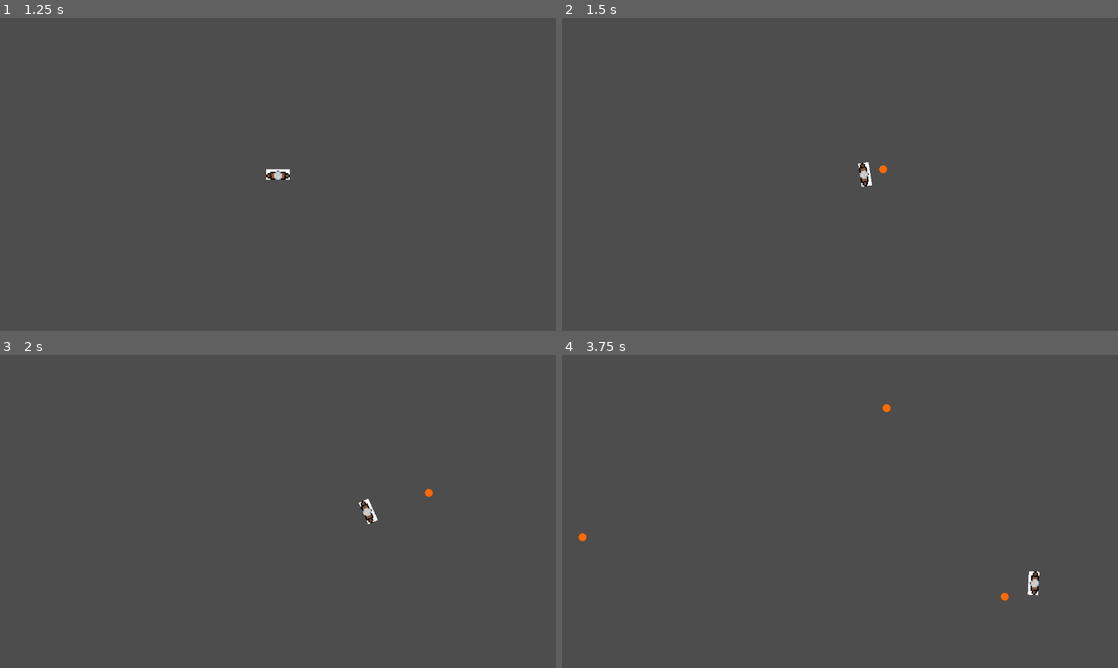
Above: before the commit, frames 1-4 (two rows, left to right).
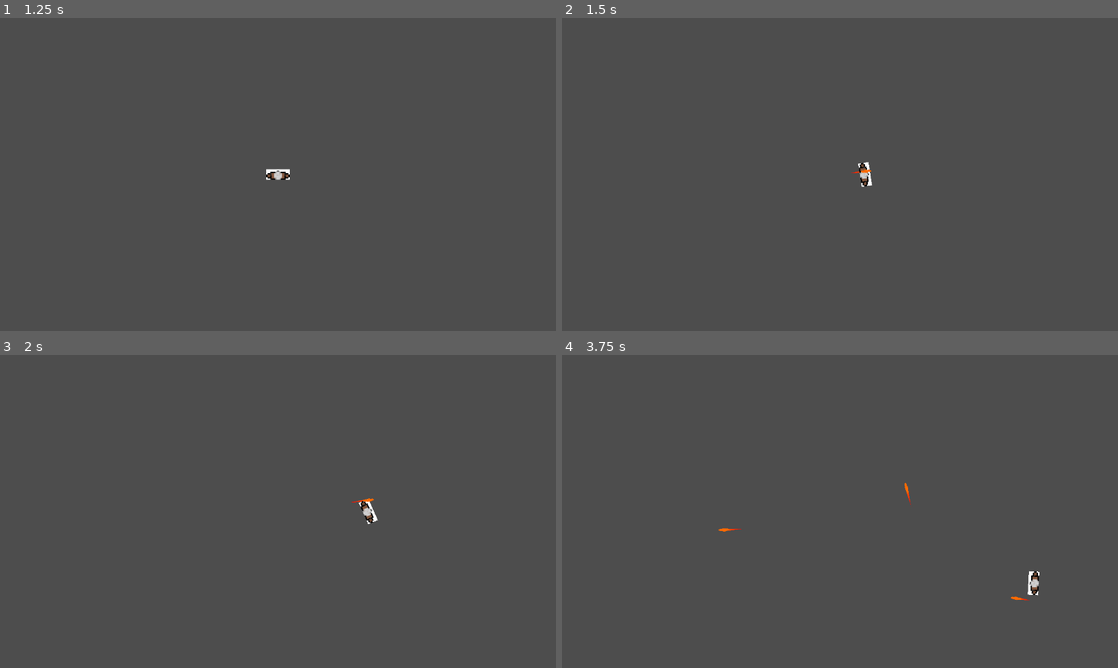
Above: after the commit, the same moments.

Repository: aleziz01/StalkerGame
Game: Godot game, scene res://scenes/main_menu.tscn
Same seed, same stepped clock (60 frames per second), same inputs: the game is played once before the commit and once after it.
Inputs (mouse positions are in pixels of both pictures, inside the frame that each line leads up to):
- Up to frame 1 (1.25 s): click (278, 165) at 0.5 s
- Up to frame 2 (1.5 s): tap Enter at 1.25 s; move the mouse to (962, 158) at 1.27 s; press the mouse at (962, 158) at 1.28 s; hold D (right) from 1.28 s (still down)
- Up to frame 3 (2 s): keep holding D (right)
- Up to frame 4 (3.75 s): move the mouse to (728, 527) at 2.02 s; release D (right) at 2.03 s; release the mouse at (728, 527) at 2.03 s; hold S (down) 2.03-2.78 s; click (728, 527) at 2.1 s; move the mouse to (895, 442) at 2.77 s; press the mouse at (895, 442) at 2.78 s; hold D (right) 2.78-3.53 s; move the mouse to (812, 574) at 3.52 s; release the mouse at (812, 574) at 3.53 s; hold W (up) from 3.53 s (still down); click (812, 574) at 3.6 s

Frame 1 is identical in both runs. In frame 2, less than 0.1% of the frame differs, in the area x 52-59%, y 47-50%; in frame 3, less than 0.1%; in frame 4, 0.2%, in the area x 3-85%, y 15-79%.

Commit message:
made the shooting look better

Diff:
--- a/scenes/line_2d.gd
+++ /dev/null
@@ -1,8 +0,0 @@
-extends Line2D
-
-var queue1: Array
-
-@onready var projectile: Area2D = $".."
-
-func _process(delta: float) -> void:
-	add_point(global_position)
--- a/scenes/projectile.gd
+++ /dev/null
@@ -1,6 +0,0 @@
-extends Area2D
-
-var direction=Vector2.ZERO
-var speed = 100
-func _process(delta: float) -> void:
-	position+=direction*speed*delta
--- a/scenes/projectile.tscn
+++ b/scenes/projectile.tscn
@@ -1,6 +1,7 @@
-[gd_scene load_steps=5 format=3 uid="uid://b0gm70fq8hwl2"]
+[gd_scene load_steps=8 format=3 uid="uid://b0gm70fq8hwl2"]
 
-[ext_resource type="Script" uid="uid://doaci6xipfeo1" path="res://scenes/projectile.gd" id="1_q3m7n"]
+[ext_resource type="Script" uid="uid://doaci6xipfeo1" path="res://scripts/projectile.gd" id="1_q3m7n"]
+[ext_resource type="Script" uid="uid://b7w2xipmery5a" path="res://scripts/line_2d.gd" id="2_q3m7n"]
 
 [sub_resource type="Gradient" id="Gradient_6aapk"]
 offsets = PackedFloat32Array(0, 0.55333334, 0.56666666)
@@ -8,12 +9,21 @@
 
 [sub_resource type="GradientTexture2D" id="GradientTexture2D_c8fcr"]
 gradient = SubResource("Gradient_6aapk")
-width = 24
-height = 24
+width = 32
+height = 9
 fill = 1
 fill_from = Vector2(0.5140187, 0.5046729)
 
-[sub_resource type="CircleShape2D" id="CircleShape2D_q3m7n"]
+[sub_resource type="Curve" id="Curve_c8fcr"]
+_data = [Vector2(0, 1), 0.0, 0.0, 0, 0, Vector2(1, 0), 0.0, 0.0, 0, 0]
+point_count = 2
+
+[sub_resource type="Gradient" id="Gradient_q3m7n"]
+colors = PackedColorArray(1, 0.41568628, 0, 1, 1, 0, 0, 1)
+
+[sub_resource type="CapsuleShape2D" id="CapsuleShape2D_q3m7n"]
+radius = 4.0
+height = 26.0
 
 [node name="Projectile" type="Area2D"]
 script = ExtResource("1_q3m7n")
@@ -21,5 +31,24 @@
 [node name="Sprite2D" type="Sprite2D" parent="."]
 texture = SubResource("GradientTexture2D_c8fcr")
 
+[node name="Line2D" type="Line2D" parent="Sprite2D"]
+z_index = -1
+rotation = 2.3561945
+points = PackedVector2Array(0, 0, -104.605, 0)
+width = 5.965
+width_curve = SubResource("Curve_c8fcr")
+gradient = SubResource("Gradient_q3m7n")
+script = ExtResource("2_q3m7n")
+
 [node name="CollisionShape2D" type="CollisionShape2D" parent="."]
-shape = SubResource("CircleShape2D_q3m7n")
+rotation = 1.5707964
+shape = SubResource("CapsuleShape2D_q3m7n")
+
+[node name="decayTimer" type="Timer" parent="."]
+wait_time = 5.0
+one_shot = true
+autostart = true
+
+[node name="Camera2D" type="Camera2D" parent="."]
+
+[connection signal="timeout" from="decayTimer" to="." method="_on_decay_timer_timeout"]
--- a/scripts/character.gd
+++ b/scripts/character.gd
@@ -37,9 +37,11 @@
 		shootTimer.start()
 		var projInstance=proj.instantiate()
 		projInstance.direction=Vector2(cos(rotation),sin(rotation))
-		projInstance.speed=500
+		projInstance.speed=300
+		projInstance.initpos=global_position
+		projInstance.rot=rotation
 		parent.get_child(1).add_child(projInstance)
-		projInstance.global_position=global_position
+
 
 func _on_shoot_timer_timeout() -> void:
 	shootable=true
--- /dev/null
+++ b/scripts/line_2d.gd
@@ -0,0 +1,6 @@
+extends Line2D
+
+var amplitude=0.0
+func _process(delta: float) -> void:
+	amplitude = lerp(amplitude,30.0,10*delta)
+	points[1]=Vector2(amplitude,amplitude)
--- /dev/null
+++ b/scripts/projectile.gd
@@ -0,0 +1,16 @@
+extends Area2D
+
+var direction=Vector2(1,0)
+var speed = 1000
+var initpos=Vector2.ZERO
+var rot=0
+func _ready() -> void:
+	global_position=initpos
+	rotation=rot
+
+func _process(delta: float) -> void:
+	position+=direction*speed*delta
+	print(position)
+
+func _on_decay_timer_timeout() -> void:
+	queue_free()
Renamed: scenes/line_2d.gd.uid -> scripts/line_2d.gd.uid
Renamed: scenes/projectile.gd.uid -> scripts/projectile.gd.uid
